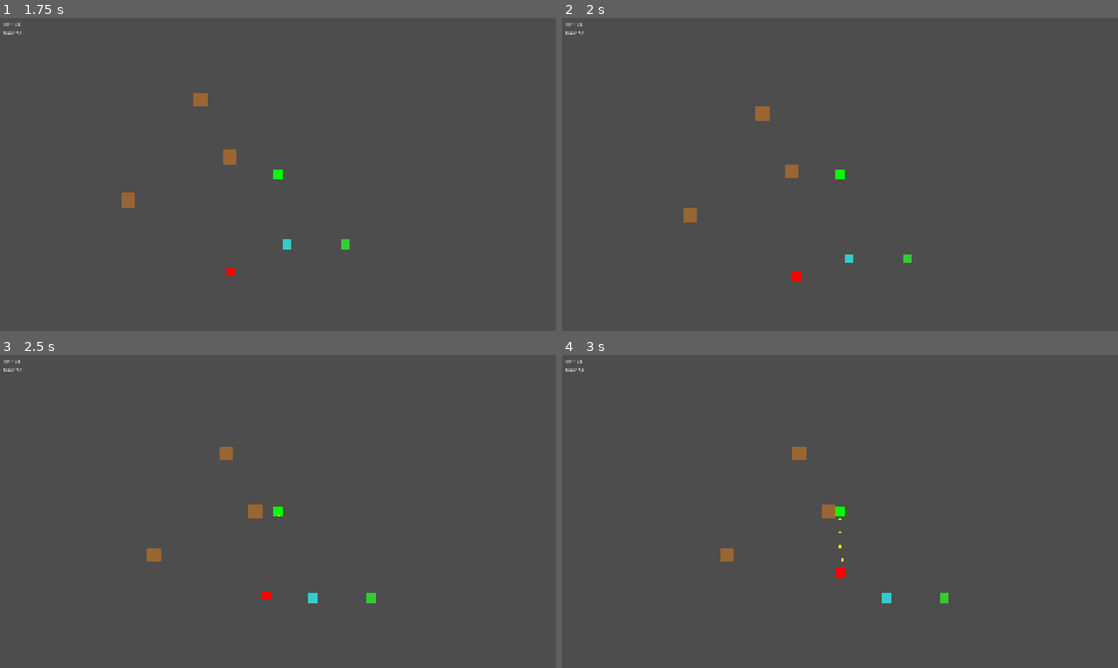
Above: before the commit, frames 1-4 (two rows, left to right).
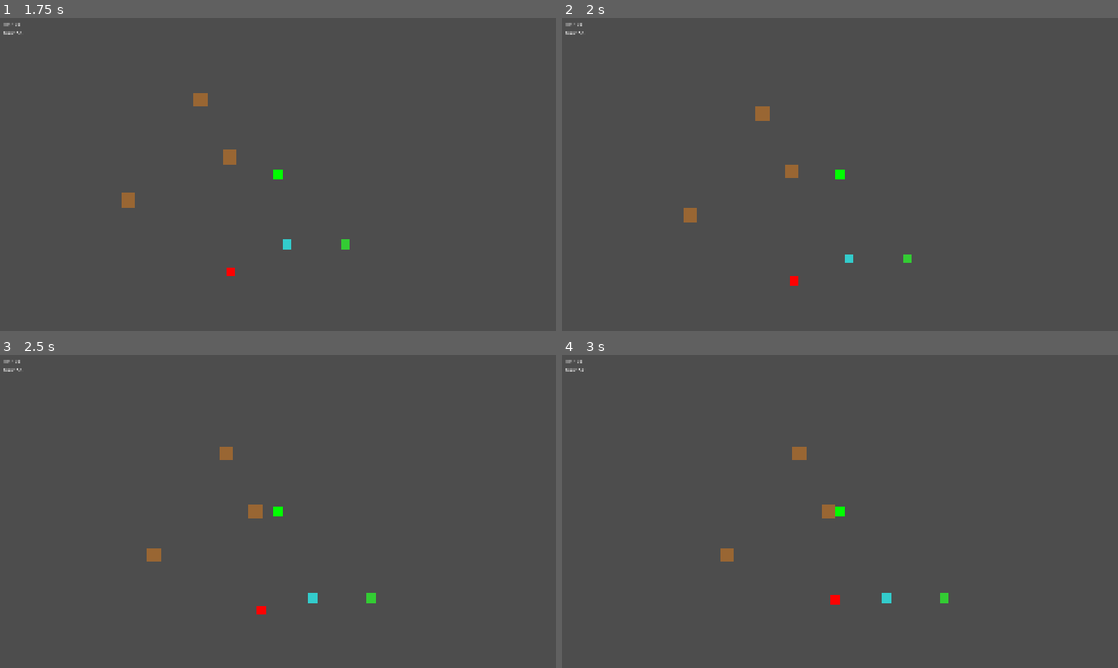
Above: after the commit, the same moments.

Repository: felang/utoland
Game: Godot game, scene res://scenes/main.tscn
The game is run twice, just before and just after one commit, with the same random seed, the same clock (stepped at 60 frames per second) and the same inputs.
Inputs:
- Up to frame 1 (1.75 s): tap Enter at 0.5 s; hold W (move_up) from 0.53 s (still down); tap 1 at 0.6 s; tap 2 at 1.35 s
- Up to frame 2 (2 s): keep holding W (move_up)
- Up to frame 3 (2.5 s): release W (move_up) at 2.03 s; hold A (move_left) from 2.03 s (still down); tap 3 at 2.1 s
- Up to frame 4 (3 s): keep holding A (move_left); tap 4 at 2.85 s

Frame 1 is identical in both runs. In frame 2, less than 0.1% of the frame differs, in the area x 41-44%, y 80-86%; in frame 3, less than 0.1%; in frame 4, 0.1%, in the area x 48-51%, y 52-80%.

Commit message:
fix(phase2): 修复冰雪菇场景结构，确保三种塔测试覆盖

Diff:
--- a/scenes/towers/tower_slow.tscn
+++ b/scenes/towers/tower_slow.tscn
@@ -4,6 +4,9 @@
 
 [sub_resource type="RectangleShape2D" id="RectangleShape2D_3hf2r"]
 size = Vector2(32, 32)
+
+[sub_resource type="CircleShape2D" id="CircleShape2D_slow"]
+radius = 200.0
 
 [node name="TowerSlow" type="StaticBody2D" unique_id=1886032181]
 collision_layer = 3
@@ -19,3 +22,10 @@
 
 [node name="CollisionShape2D" type="CollisionShape2D" parent="." unique_id=1321429890]
 shape = SubResource("RectangleShape2D_3hf2r")
+
+[node name="SlowArea" type="Area2D" parent="."]
+collision_layer = 0
+collision_mask = 2
+
+[node name="CollisionShape2D" type="CollisionShape2D" parent="SlowArea"]
+shape = SubResource("CircleShape2D_slow")
--- a/scripts/tower_slow.gd
+++ b/scripts/tower_slow.gd
@@ -3,19 +3,10 @@
 @export var slow_radius: float = 200.0
 @export var slow_percent: float = 0.5
 
-var slow_area: Area2D
+@onready var slow_area: Area2D = $SlowArea
 
 func _ready():
 	super._ready()
-
-	# 创建减速光环
-	slow_area = Area2D.new()
-	var collision = CollisionShape2D.new()
-	var shape = CircleShape2D.new()
-	shape.radius = slow_radius
-	collision.shape = shape
-	slow_area.add_child(collision)
-	add_child(slow_area)
 
 	# 连接信号
 	slow_area.body_entered.connect(_on_enemy_entered)
